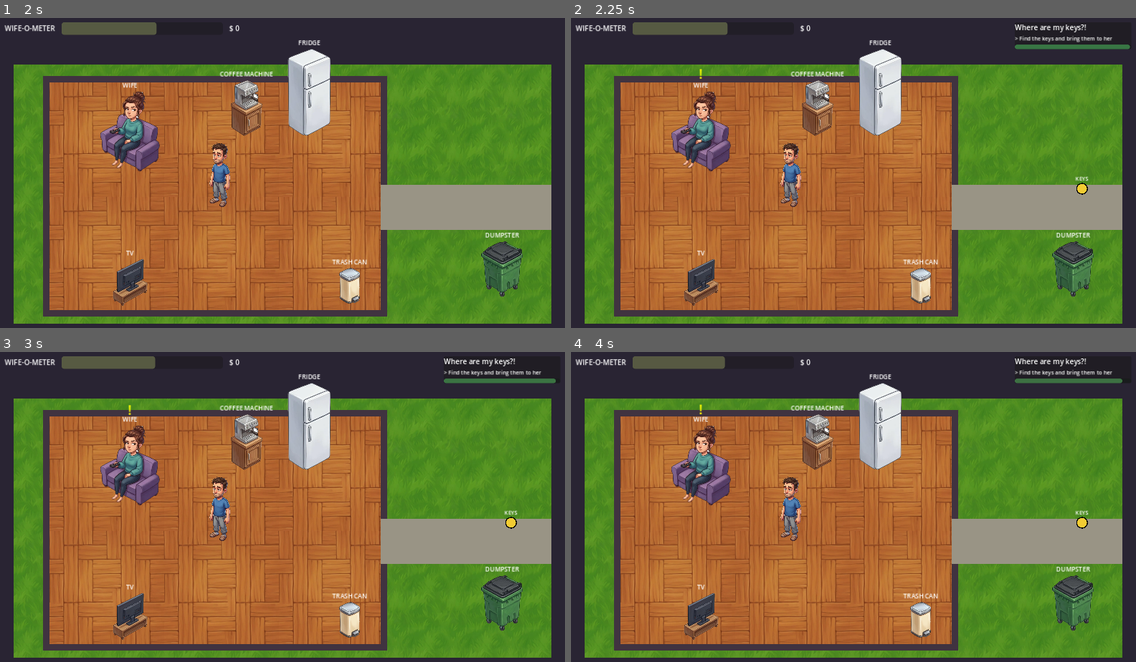
Above: before the commit, frames 1-4 (two rows, left to right).
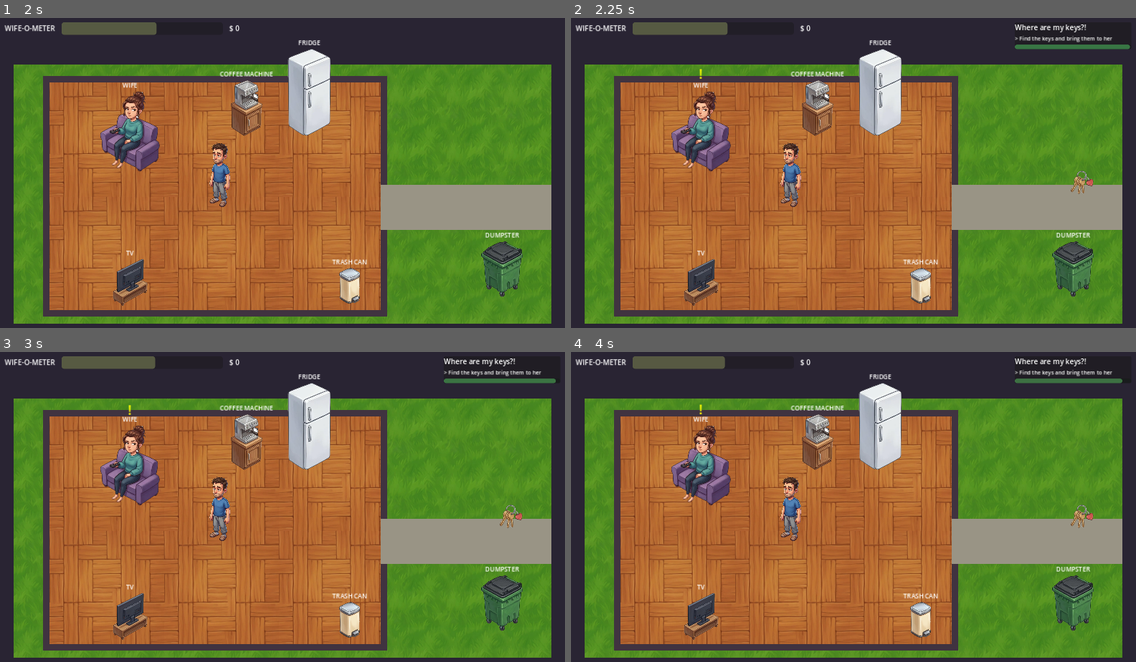
Above: after the commit, the same moments.

Repository: agever46/make-my-wife-happy
Game: Godot game, scene res://scenes/Main.tscn
The game is run twice, just before and just after one commit, with the same random seed, the same clock (stepped at 60 frames per second) and the same inputs.
Inputs:
- Up to frame 1 (2 s): tap Enter (ui_accept) at 0.5, 0.77, 1.25, 1.52 s
- Up to frame 2 (2.25 s): no input
- Up to frame 3 (3 s): tap Enter (ui_accept) at 2.75 s
- Up to frame 4 (4 s): tap Enter (ui_accept) at 3.02, 3.5, 3.77 s

Frame 1 is identical in both runs. In frame 2, 0.2% of the frame differs, in the area x 88-93%, y 49-58%; in frame 3, 0.2%; in frame 4, 0.2%.

Commit message:
Add item icons (coffee, trash bag, keys); preload them so they do not render white
Co-Authored-By: Claude Sonnet 5.5 <noreply@anthropic.com>
Claude-Session: https://claude.ai/code/session_01SXfByWc8NK5QQaB41RXzCE

Diff:
--- a/scripts/world/Item.gd
+++ b/scripts/world/Item.gd
@@ -8,6 +8,16 @@
 	&"trash_bag": [Color(0.15, 0.15, 0.18), "TRASH"],
 	&"keys": [Color(0.95, 0.8, 0.2), "KEYS"],
 }
+
+## Icons are preloaded: a texture first loaded inside _draw() rendered as a white box.
+const ICONS := {
+	&"coffee": preload("res://assets/items/coffee.png"),
+	&"coffee_milk": preload("res://assets/items/coffee_milk.png"),
+	&"trash_bag": preload("res://assets/items/trash_bag.png"),
+	&"keys": preload("res://assets/items/keys.png"),
+}
+## Icon size on screen relative to the source picture.
+const ICON_SCALE := 0.55
 
 var item_id: StringName = &""
 ## The Player carrying this item, or null when it lies on the floor.
@@ -30,6 +40,11 @@
 
 
 func _draw() -> void:
+	if ICONS.has(item_id):
+		var art: Texture2D = ICONS[item_id]
+		var art_size := art.get_size() * ICON_SCALE
+		draw_texture_rect(art, Rect2(-art_size.x * 0.5, -art_size.y, art_size.x, art_size.y), false)
+		return
 	var look: Array = LOOKS.get(item_id, [Color.MAGENTA, String(item_id)])
 	draw_circle(Vector2(0, -12), 12.0, look[0])
 	draw_arc(Vector2(0, -12), 12.0, 0.0, TAU, 24, Color.BLACK, 2.0)
Binary file added: assets/items/coffee.png
Not shown, added: assets/items/coffee.png.import
Binary file added: assets/items/coffee_milk.png
Not shown, added: assets/items/coffee_milk.png.import
Binary file added: assets/items/keys.png
Not shown, added: assets/items/keys.png.import
Binary file added: assets/items/trash_bag.png
Not shown, added: assets/items/trash_bag.png.import
Not shown, changed: docs/ASSETS.md
